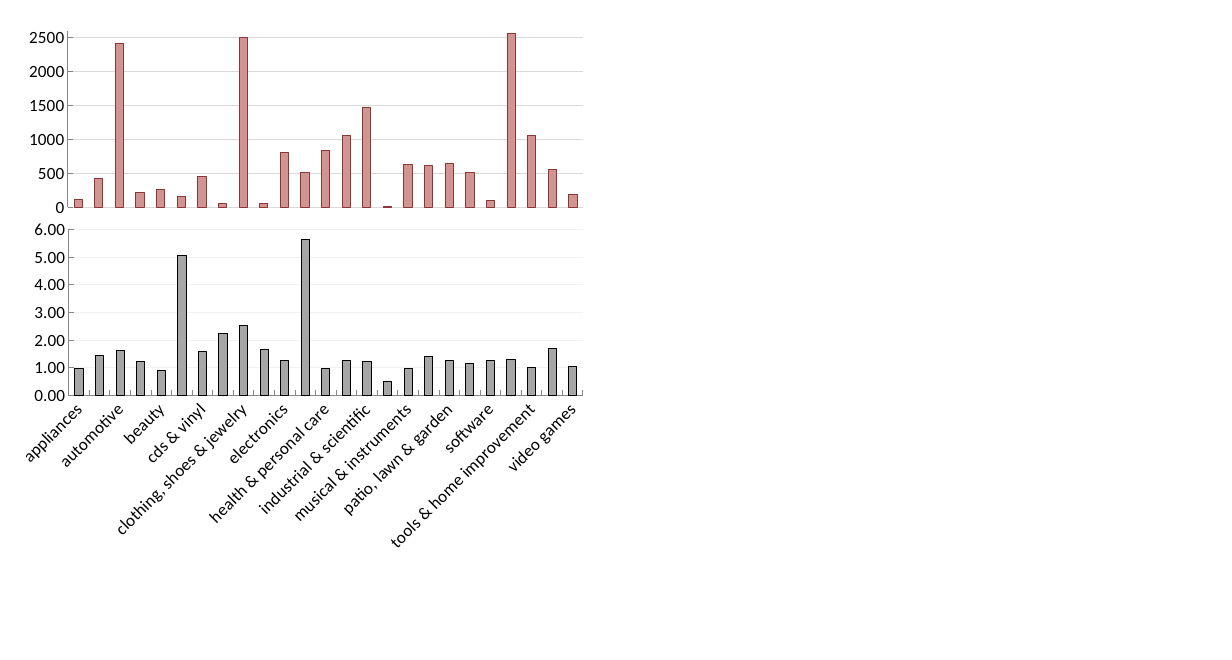
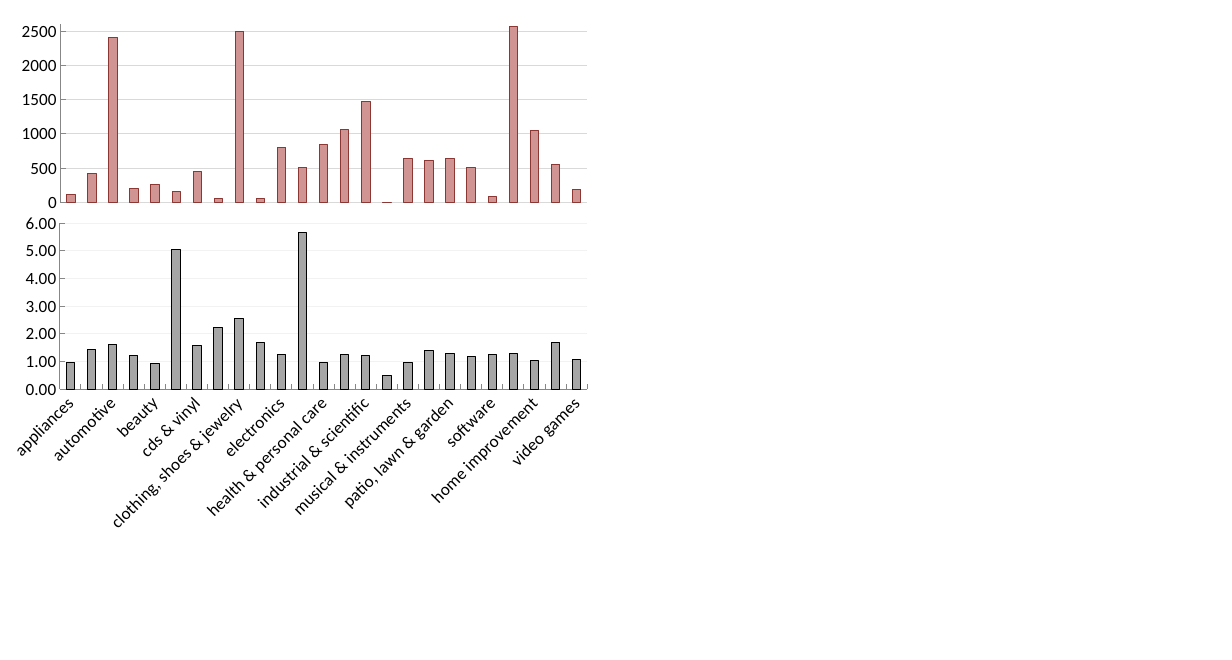
Before and after one commit to aclevine/coling, a slide deck: slide 6 of coling2016/images/illustrations-all.pptx. Drawn at 1232x660 pixels with LibreOffice and Linux fonts; fonts in the diff are those of the drawing. Boxes give left, top, right and bottom in pixels: in the first picture for what was removed or moved away, otherwise in the second. Text is boxed around its words. In the diff, an @@ line names an element or a change of style, - is before the commit and + after.

Commit message:
Added the figure on feature improvements and some more references

```diff
--- a/coling2016/images/illustrations-all.pptx
+++ b/coling2016/images/illustrations-all.pptx
@@ column chart at <box>0,4,597,438</box> @@
@@ plot area changed @@
@@ column chart: place and size @@
-column chart at <box>0,2,597,433</box>
+column chart at <box>0,4,597,438</box>
@@ column chart at <box>0,213,601,612</box> @@
-categories: appliances, arts, crafts & sewing, automotive, baby products, beauty, books, cds & vinyl, cell phones & accessories, clothing, shoes & jewelry, collectibles & fine art, electronics, grocery & gourmet food, health & personal care, home & kitchen, industrial & scientific, movies & tv, musical & instruments, office products, patio, lawn & garden, pet supplies, software, sports & outdoors, tools & home improvement, toys & games, video games
+categories: appliances, arts, crafts & sewing, automotive, baby products, beauty, books, cds & vinyl, cell phones & accessories, clothing, shoes & jewelry, collectibles & fine art, electronics, grocery & food, health & personal care, home & kitchen, industrial & scientific, movies & tv, musical & instruments, office products, patio, lawn & garden, pet supplies, software, sports & outdoors, home improvement, toys & games, video games
@@ plot area changed @@
@@ column chart: place and size @@
-column chart at <box>0,218,601,618</box>
+column chart at <box>0,213,601,612</box>
```
Also in this commit, not shown: 3 other slides changed, 1 slide added, 15 other files.
